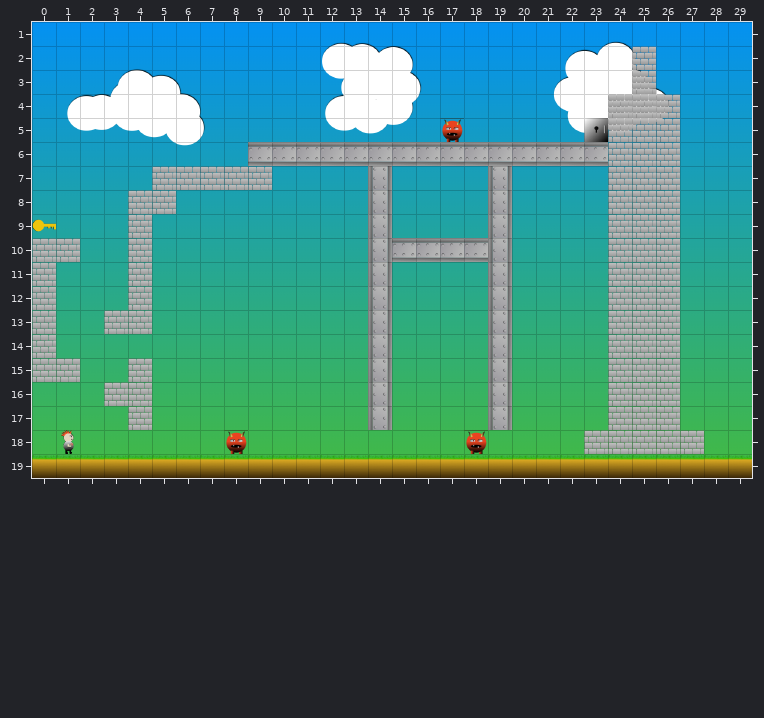
Tiled map: assets/tiles/level1.tmx. Above is the file before it was changed.
Cells are 64x64 px. Shown: x 0..29, y 1..19.
The result:
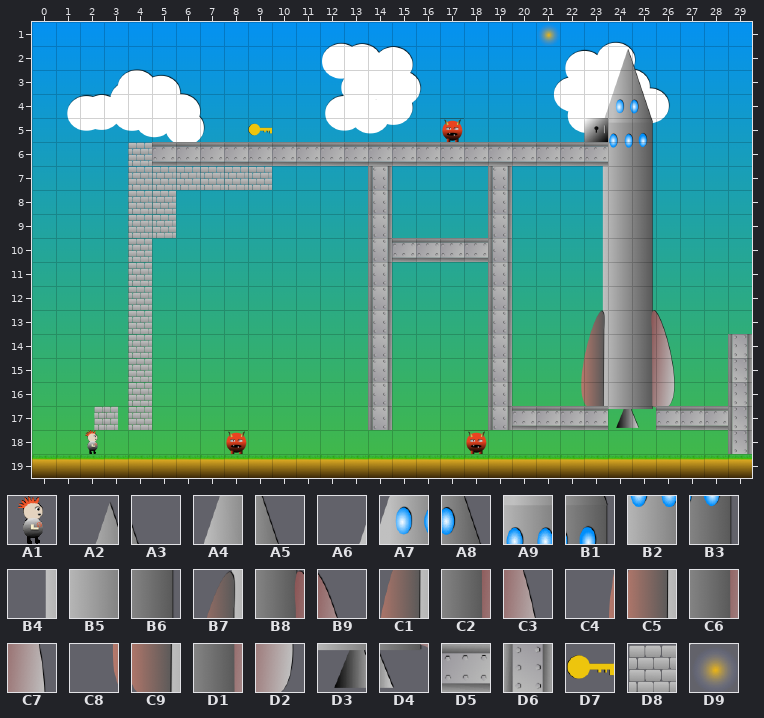
Key: from "punky_64": A1 0; from "rocket5": A2 3, A3 4, A4 10, A5 11, A6 16, A7 17, A8 18, A9 24, B1 25, B2 31, B3 32, B4 37, B5 38, B6 39, B7 65, B8 67, B9 68, C1 72, C2 74, C3 75, C4 78, C5 79, C6 81, C7 82, C8 85, C9 86, D1 88, D2 89, D3 94, D4 95; from "spritesheet": D5 0, D6 0 turned 90, D7 4, D8 7, D9 11.
__ is an empty cell.
Objects are placed by their top-left corner, in cells (3,4 is the top-left corner of cell 3,4); size is 1x1 cell unless given.
Edits made:
Layer "Tile Layer 1":
The author put tile A2 in row 2 at x 24.
Tile D8 becomes tile A3 in row 2 at x 25.
The author put tile A4 in row 3 at x 24.
Tile D8 becomes tile A5 in row 3 at x 25.
The author put tile A6 in row 4 at x 23.
Tile D8 becomes tile A7 in row 4 at x 24.
Tile D8 becomes tile A8 in row 4 at x 25.
Tile D8 becomes tile A9 in row 5 at x 24.
Tile D8 becomes tile B1 in row 5 at x 25.
Tile D8 becomes tile B2 in row 6 at x 24.
Tile D8 becomes tile B3 in row 6 at x 25.
The author put tile B4 in rows 7 to 12 at x 23.
Tile D8 becomes tile B5 in rows 7 to 16 at x 24.
Tile D8 becomes tile B6 in rows 7 to 12 at x 25.
The author put tile B7 in row 13 at x 23.
Tile D8 becomes tile B8 in row 13 at x 25.
Tile D8 becomes tile B9 in row 13 at x 26.
The author put tile C1 in row 14 at x 23.
Tile D8 becomes tile C2 in row 14 at x 25.
Tile D8 becomes tile C3 in row 14 at x 26.
The author put tile C4 in row 15 at x 22.
The author put tile C5 in row 15 at x 23.
Tile D8 becomes tile C6 in row 15 at x 25.
Tile D8 becomes tile C7 in row 15 at x 26.
The author put tile C8 in row 16 at x 22.
The author put tile C9 in row 16 at x 23.
Tile D8 becomes tile D1 in row 16 at x 25.
Tile D8 becomes tile D2 in row 16 at x 26.
Tile D8 becomes tile D3 in row 17 at x 24.
Tile D8 becomes tile D4 in row 17 at x 25.
Tile D8 becomes tile D5 in row 17 at x 26.
The author put tile D5 in row 6 at x 5 to 8; in row 17 at x 20 to 23 and 27 to 28.
The author put tile D6 in rows 14 to 18 at x 29.
The author put tile D8 in rows 6 to 7 at x 4; in row 9 at x 5; in row 14 at x 4.
The author cleared tile D8 in rows 4 to 9 at x 26; in row 10 at x 0 to 1 and 26; in rows 11 to 12 at x 0 and 26; in row 13 at x 0 and 3; in row 14 at x 0; in row 15 at x 0 to 1.
The author cleared tile D8 in row 16 at x 3; in row 18 at x 23 to 27.
Layer "SpawnLayer":
Object D7 "Key" at 0,9 becomes D7 "Key" at 9,5.
Object A1 "Player" at 1,18 becomes A1 "Player" at 2,18.
A new object: D9 "Teleporter" at 21,1.
A new object: D8 "MovingPlatform" at 2.6,17.
Pixel boxes of the changes (left, top, right, bottom) in both pictures:
added: (536, 22, 560, 46)
changed: (512, 46, 752, 454)
changed: (128, 123, 272, 190)
changed: (32, 219, 80, 382)
added: (152, 214, 176, 238)
changed: (104, 310, 152, 358)
changed: (61, 382, 128, 454)
